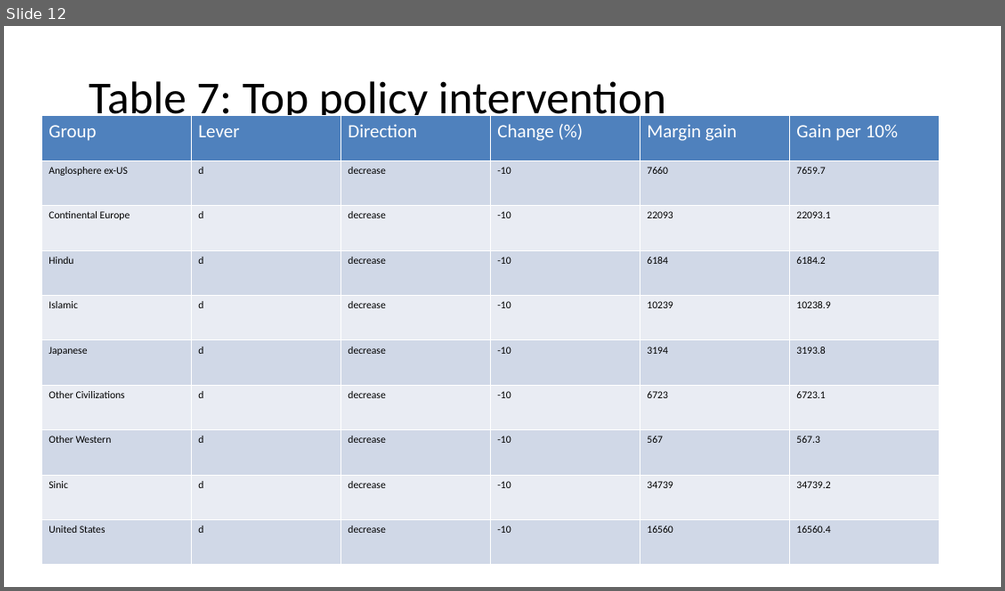
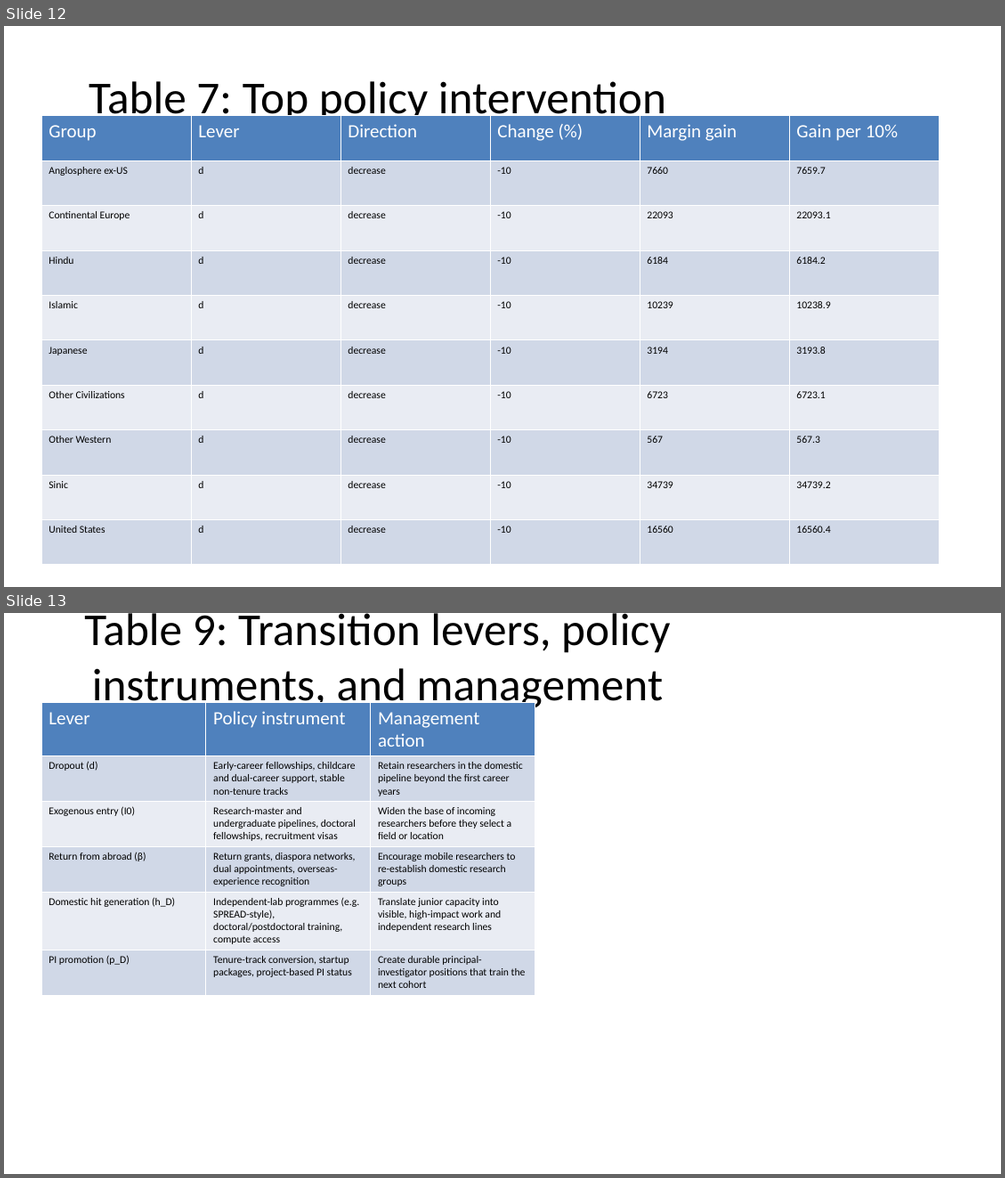
Before and after one commit to bougtoir/medical-accident-its-analysis, a slide deck: researcher_mobility_ode/docs/manuscript_full_article_figures.pptx. Shown one above the other, each under a label of ours: slide 12 before the commit, slides 12 and 13 after it. The pictures are 1005x591 and 1005x1178 pixels, drawn with LibreOffice and Linux fonts; fonts in the diff are those of the drawing. Boxes give left, top, right and bottom in pixels: in the first picture for what was removed or moved away, otherwise in the second. Text is boxed around its words. In the diff, an @@ line names an element or a change of style, - is before the commit and + after.

```diff
--- a/researcher_mobility_ode/docs/manuscript_full_article_figures.pptx
+++ b/researcher_mobility_ode/docs/manuscript_full_article_figures.pptx
@@ slide 13 added at [4,613,1001,1174], background #FFFFFF @@
@@ title added at [84,613,670,766], 44 pt, text #000000 @@
+Table 9: Transition levers, policy instruments, and management actions
@@ table added at [41,703,535,991], 6 rows, 3 columns @@
+Lever | Policy instrument | Management action
+Dropout (d) | Early-career fellowships, childcare and dual-career support, stable non-tenure tracks | Retain researchers in the domestic pipeline beyond the first career years
+Exogenous entry (I0) | Research-master and undergraduate pipelines, doctoral fellowships, recruitment visas | Widen the base of incoming researchers before they select a field or location
+Return from abroad (β) | Return grants, diaspora networks, dual appointments, overseas-experience recognition | Encourage mobile researchers to re-establish domestic research groups
+Domestic hit generation (h_D) | Independent-lab programmes (e.g. SPREAD-style), doctoral/postdoctoral training, compute access | Translate junior capacity into visible, high-impact work and independent research lines
+PI promotion (p_D) | Tenure-track conversion, startup packages, project-based PI status | Create durable principal-investigator positions that train the next cohort
```
Also in this commit, not shown: 4 slides changed, 15 other files.
